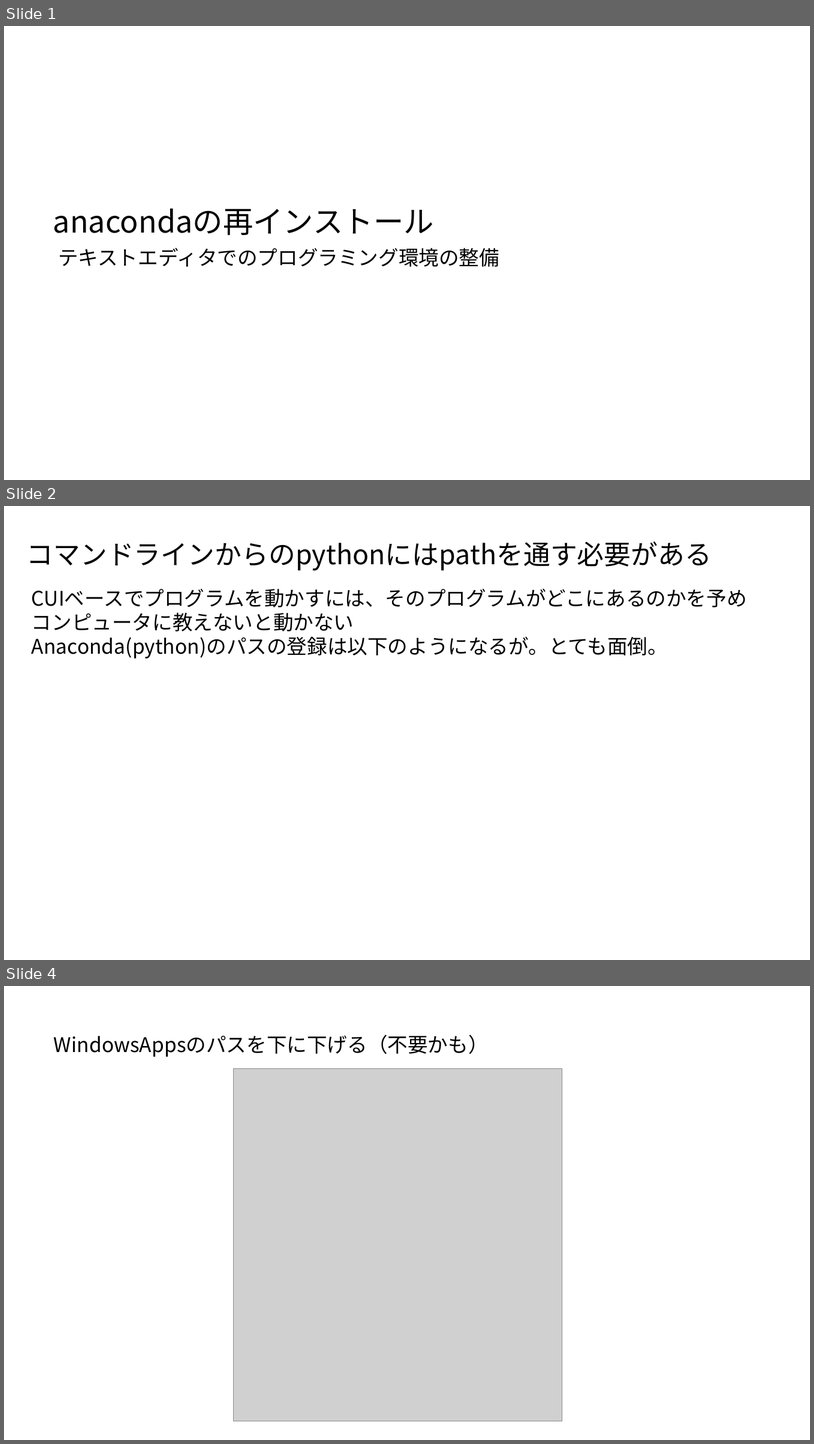
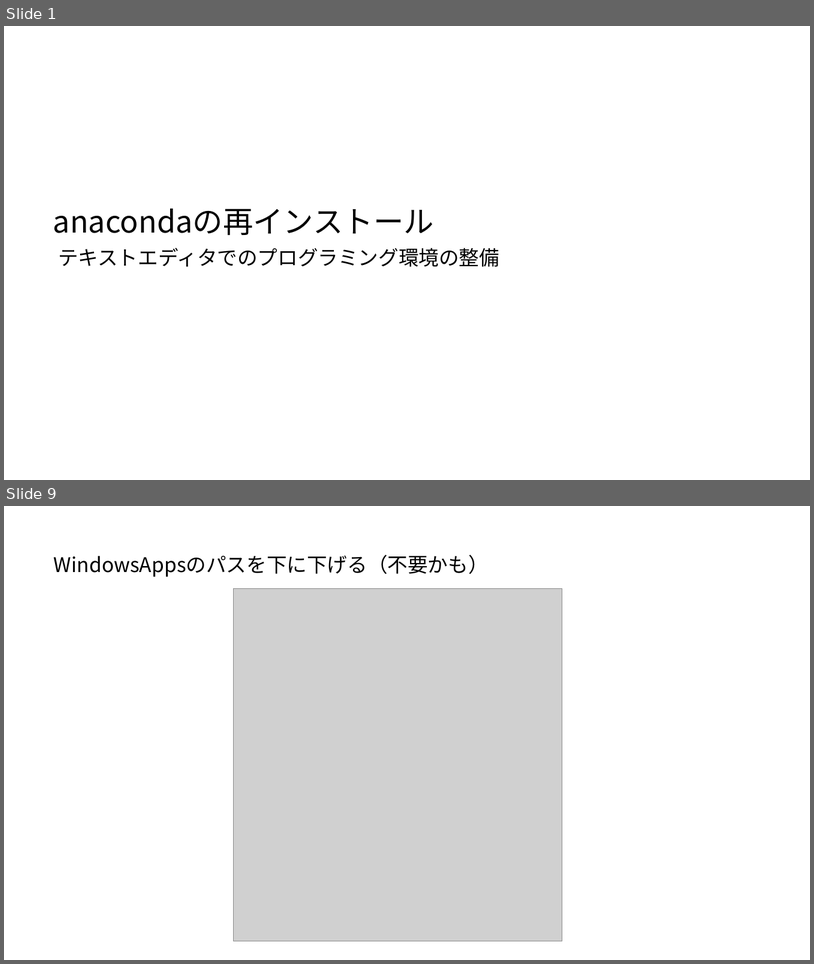
Before and after one commit to ueharaLab/bigdata1_introduction, a slide deck: anaconda.pptx. Shown one above the other, each under a label of ours: slides 1, 2 and 4 before the commit, slides 1 and 9 after it; the slides between them are not shown. The pictures are 814x1444 and 814x964 pixels, drawn with LibreOffice and Linux fonts; fonts in the diff are those of the drawing; grey boxes stand for pictures. Boxes give left, top, right and bottom in pixels: in the first picture for what was removed or moved away, otherwise in the second. Text is boxed around its words. In the diff, an @@ line names an element or a change of style, - is before the commit and + after.

```diff
--- a/anaconda.pptx
+++ b/anaconda.pptx
@@ slide 2 removed at (4, 506, 810, 960), background #FFFFFF @@
@@ text removed at (27, 541, 712, 571) @@
-コマンドラインからのpythonにはpathを通す必要がある
@@ text removed at (32, 588, 747, 658) @@
-CUIベースでプログラムを動かすには、そのプログラムがどこにあるのかを予め
-コンピュータに教えないと動かない
-Anaconda(python)のパスの登録は以下のようになるが。とても面倒。
@@ what was slide 4 is now slide 9 @@
```
Also in this commit, not shown: 1 slide changed, 4 slides added, 1 other slide removed.
